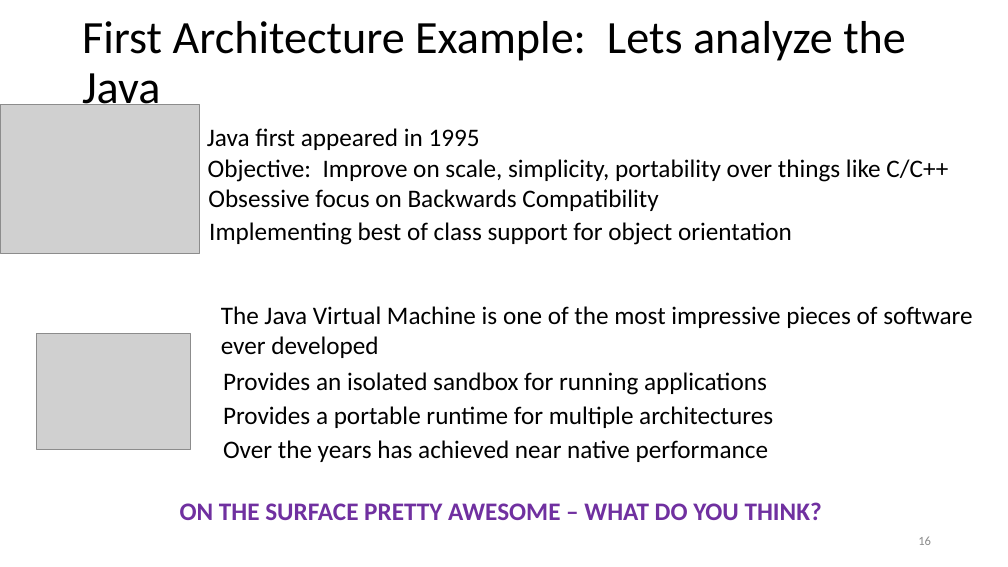
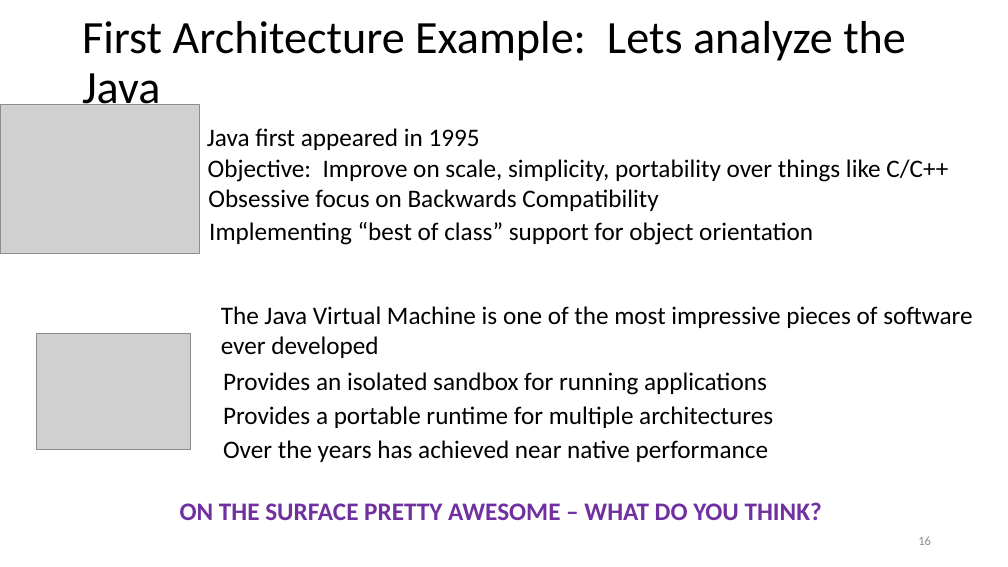
Before and after one commit to ArchitectingSoftware/SE577-SoftwareArchitecture, a slide deck: slide 16 of lectures/Week 1 - Course Overview.pptx. Drawn at 1008x567 pixels with LibreOffice and Linux fonts; fonts in the diff are those of the drawing; grey boxes stand for pictures. Boxes give left, top, right and bottom in pixels: in the first picture for what was removed or moved away, otherwise in the second. Text is boxed around its words. In the diff, an @@ line names an element or a change of style, - is before the commit and + after.

```diff
--- a/lectures/Week 1 - Course Overview.pptx
+++ b/lectures/Week 1 - Course Overview.pptx
@@ text at (209, 222, 813, 245): text changed @@
-Implementing best of class support for object orientation
+Implementing “best of class” support for object orientation
```
Also in this commit, not shown: 3 other slides changed, 2 other files.
